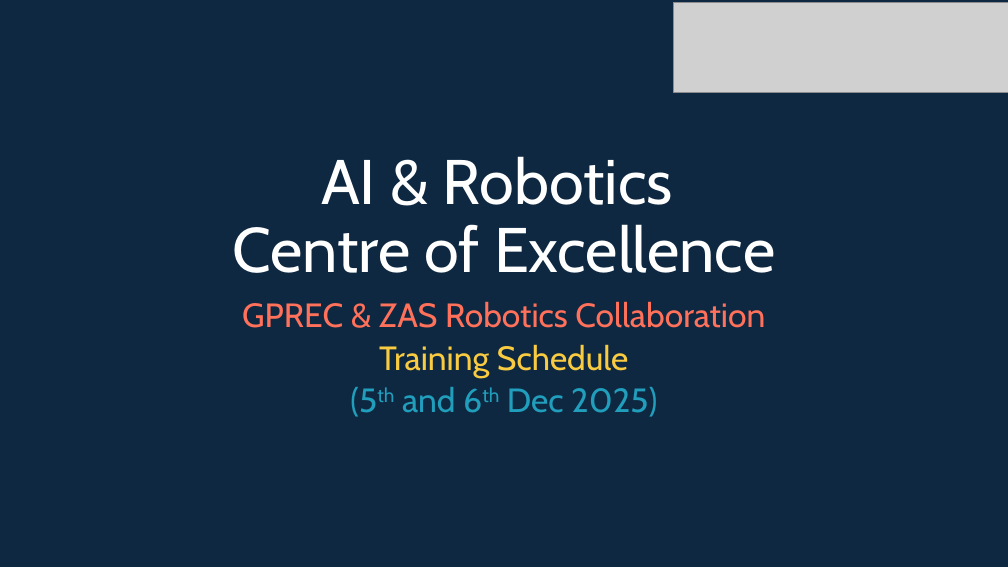
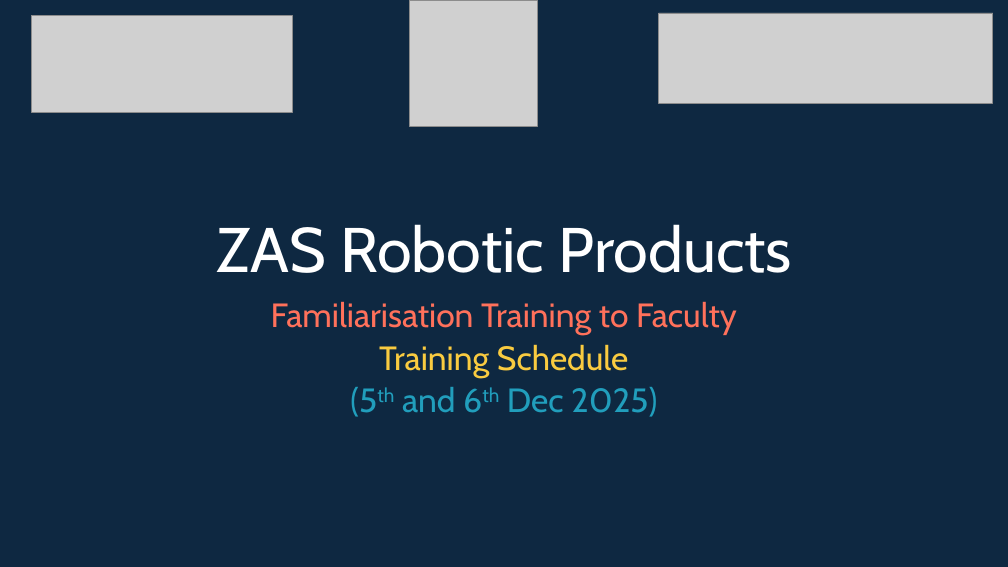
Before and after one commit to info-zas/Training, a slide deck: slide 1 of GPREC/GPRC_TrainingSchedule_V2.pptx. Drawn at 1008x567 pixels with LibreOffice and Linux fonts; fonts in the diff are those of the drawing; grey boxes stand for pictures. Boxes give left, top, right and bottom in pixels: in the first picture for what was removed or moved away, otherwise in the second. Text is boxed around its words. In the diff, an @@ line names an element or a change of style, - is before the commit and + after.

```diff
--- a/GPREC/GPRC_TrainingSchedule_V2.pptx
+++ b/GPREC/GPRC_TrainingSchedule_V2.pptx
@@ picture added at (x1=32, y1=16, x2=292, y2=113) @@
@@ picture added at (x1=410, y1=0, x2=538, y2=126) @@
@@ picture moved from (x1=674, y1=3, x2=1008, y2=93) to (x1=659, y1=13, x2=993, y2=103) @@
@@ title at (x1=216, y1=224, x2=792, y2=273): text changed @@
-AI & Robotics
-Centre of Excellence
+ZAS Robotic Products
@@ subtitle at (x1=271, y1=301, x2=737, y2=335): text changed @@
-GPREC & ZAS Robotics Collaboration
+Familiarisation Training to Faculty
```
Also in this commit, not shown: 2 other slides changed, 5 slides added, 6 slides removed, 1 other file.
